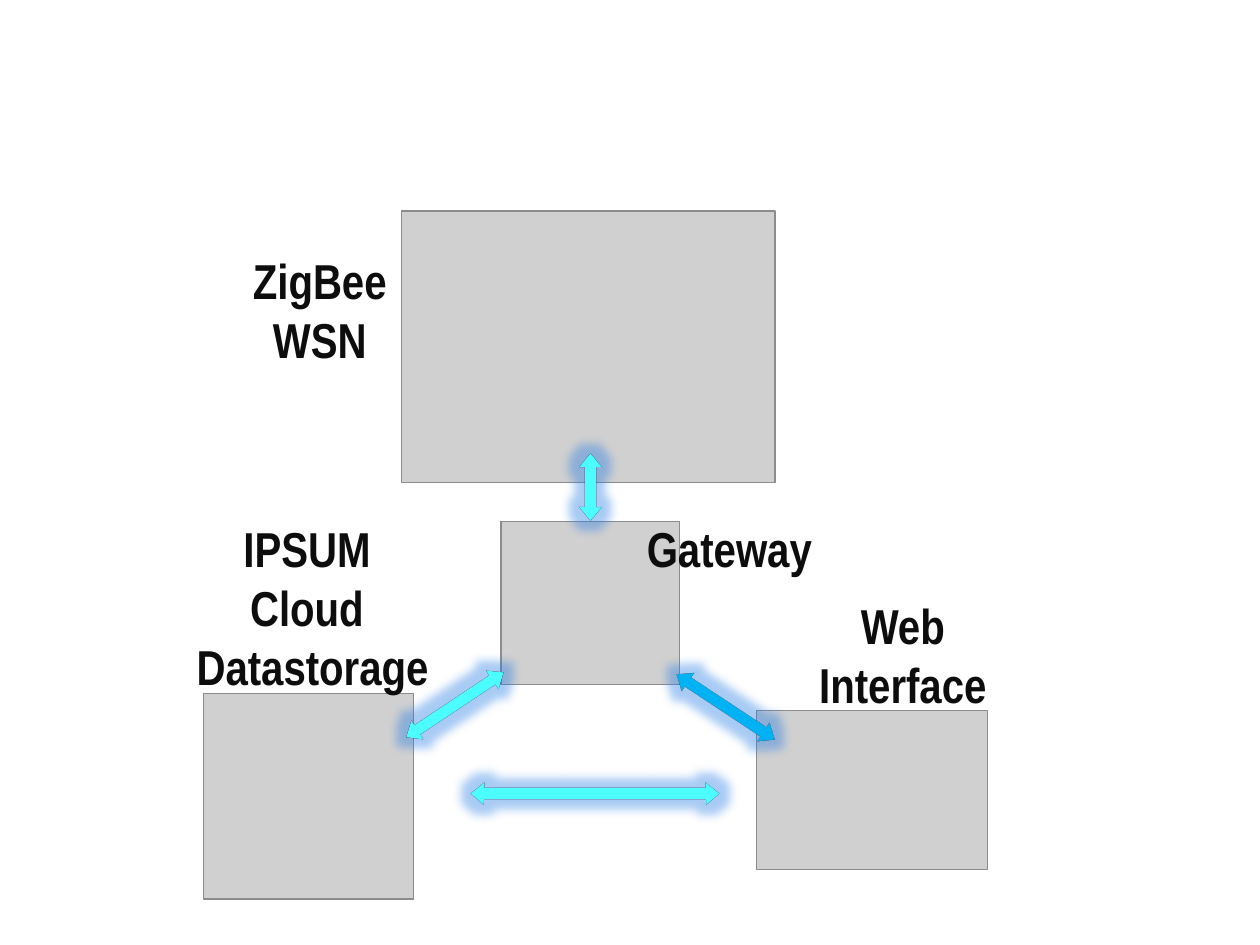
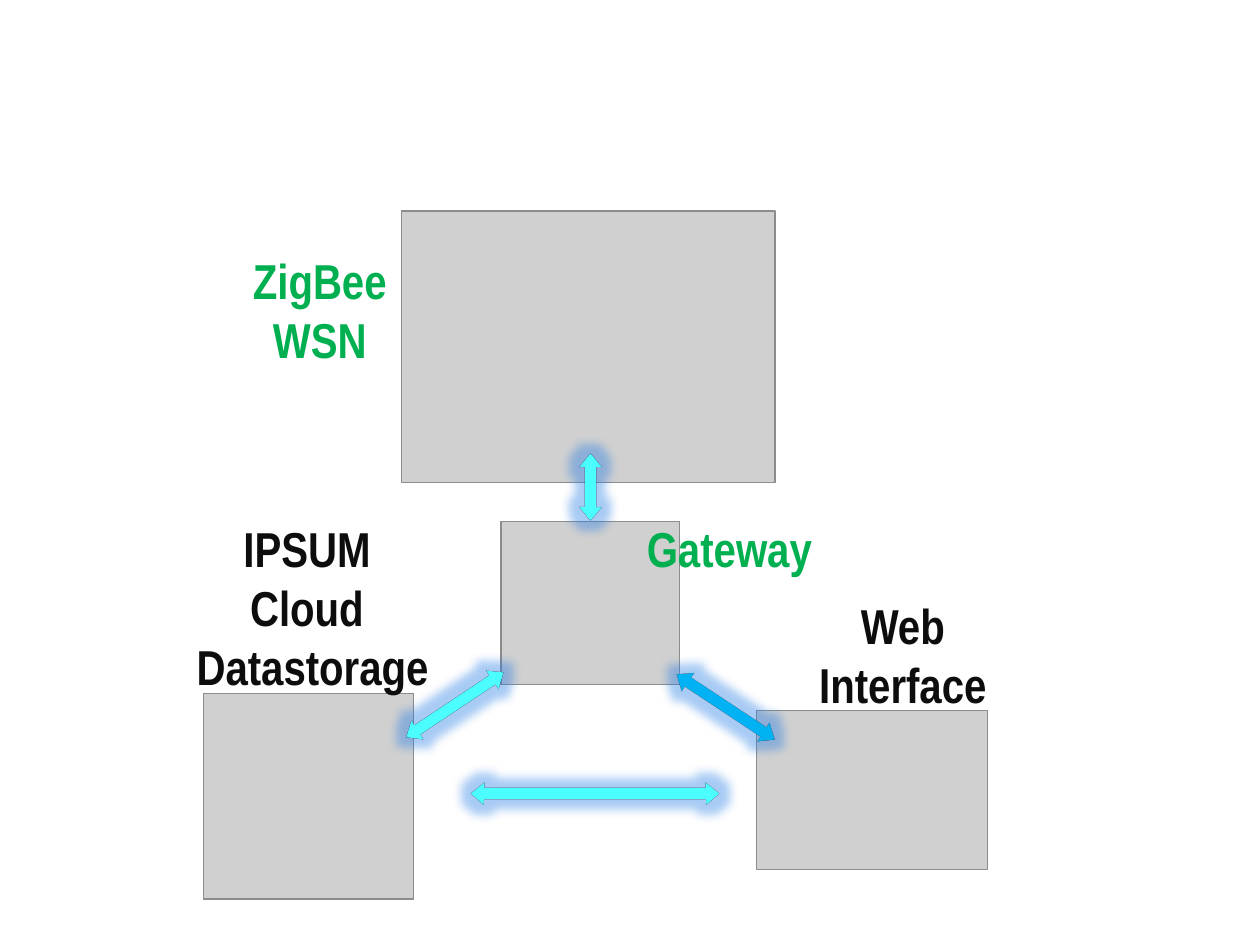
Before and after one commit to bderaeve/Paper, a slide deck: slide 1 of Pictures/ThesisSubject.pptx. Drawn at 1260x945 pixels with LibreOffice and Linux fonts; fonts in the diff are those of the drawing; grey boxes stand for pictures. Boxes give left, top, right and bottom in pixels: in the first picture for what was removed or moved away, otherwise in the second. Text is boxed around its words. In the diff, an @@ line names an element or a change of style, - is before the commit and + after.

```diff
--- a/Pictures/ThesisSubject.pptx
+++ b/Pictures/ThesisSubject.pptx
@@ text "ZigBee WSN" at (253, 263, 387, 359): text colour #0D0D0D to #00B050 @@
@@ text "Gateway" at (647, 527, 812, 576): text colour #0D0D0D to #00B050 @@
```
Also in this commit, not shown: 58 other files.
